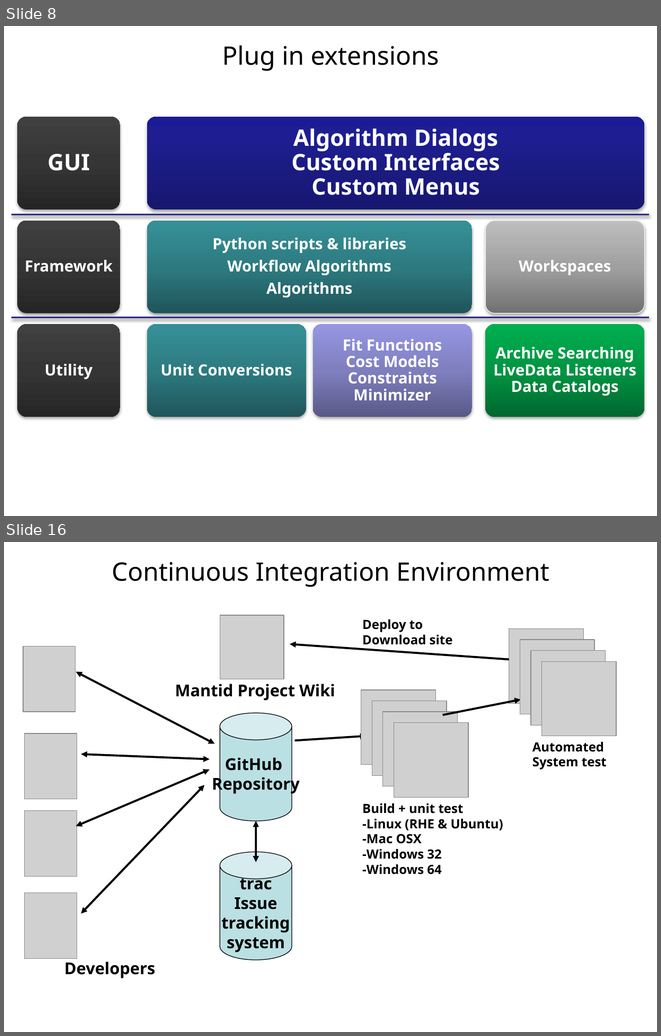
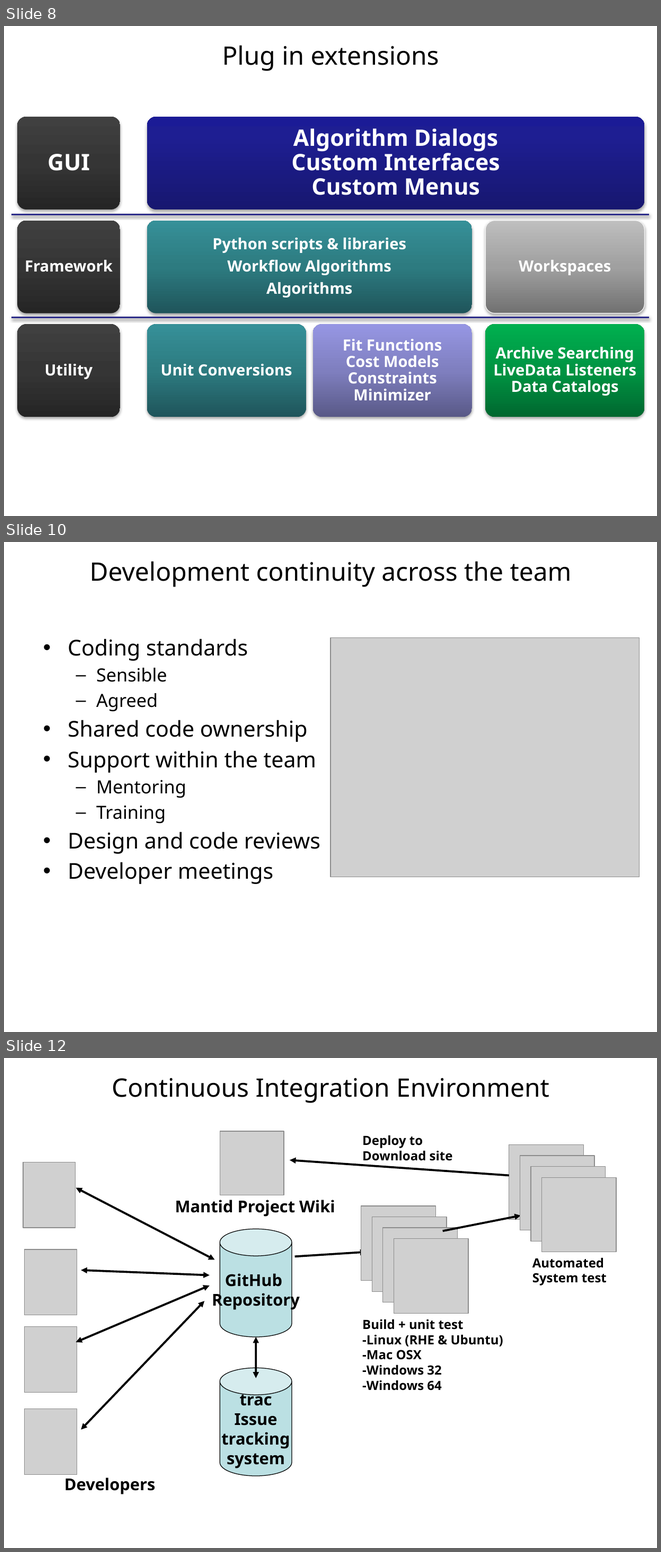
Before and after one commit to mantidproject/documents, a slide deck: Presentations/NOBUGS 2012/Talks/The Mantid Model/The Mantid Model 2012.pptx. Shown one above the other, each under a label of ours: slides 8 and 16 before the commit, slides 8, 10 and 12 after it; the slides between them are not shown. The pictures are 661x1036 and 661x1552 pixels, drawn with LibreOffice and Linux fonts; fonts in the diff are those of the drawing; grey boxes stand for pictures; background and template pictures are left out. Boxes give left, top, right and bottom in pixels: in the first picture for what was removed or moved away, otherwise in the second. Text is boxed around its words. In the diff, an @@ line names an element or a change of style, - is before the commit and + after.

```diff
--- a/Presentations/NOBUGS 2012/Talks/The Mantid Model/The Mantid Model 2012.pptx
+++ b/Presentations/NOBUGS 2012/Talks/The Mantid Model/The Mantid Model 2012.pptx
@@ slide 10 added at [4,542,657,1032], background #FFFFFF @@
@@ title added at [90,561,572,587], 28 pt, text #000000 @@
+Development continuity across the team
@@ text added at [68,638,320,884], 24 pt, text #000000 @@
+• Coding standards
+  – Sensible
+  – Agreed
+• Shared code ownership
+• Support within the team
+  – Mentoring
+  – Training
+• Design and code reviews
+• Developer meetings
@@ picture added at [330,638,639,877] @@
@@ what was slide 16 is now slide 12 @@
```
Also in this commit, not shown: 6 slides changed, 3 other slides added, 7 slides removed.
